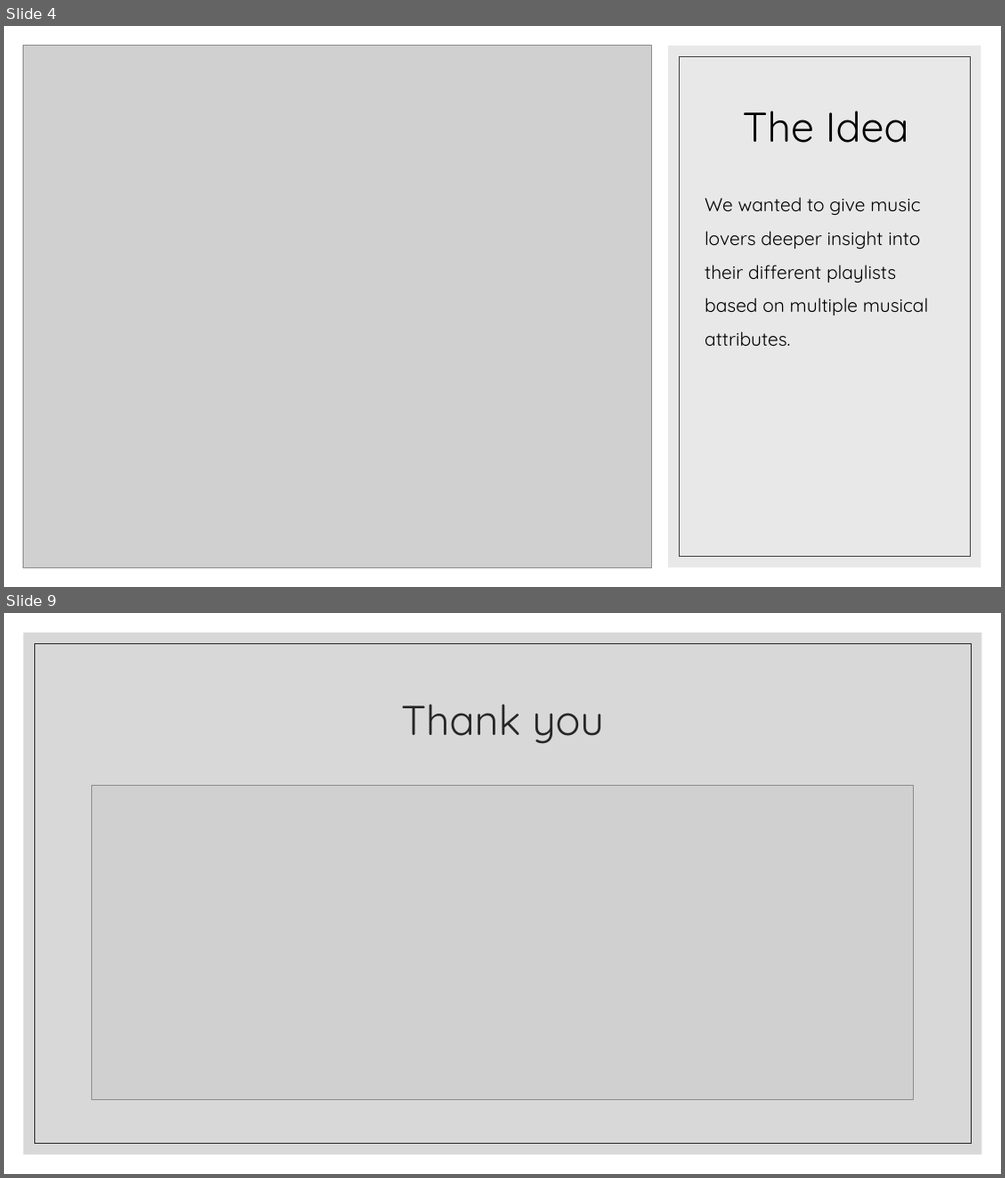
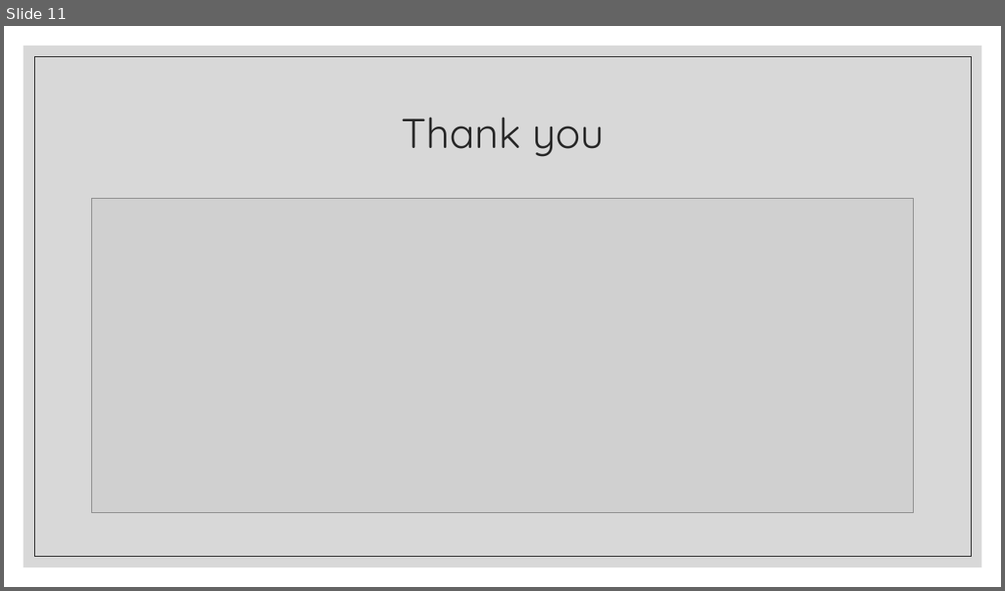
Before and after one commit to JeniLam/Spotify-Dashboard, a slide deck: gOGOGAGA.pptx. Shown one above the other, each under a label of ours: slides 4 and 9 before the commit, slide 11 after it; the slides between them are not shown. The pictures are 1005x1178 and 1005x591 pixels, drawn with LibreOffice and Linux fonts; fonts in the diff are those of the drawing; grey boxes stand for pictures. Boxes give left, top, right and bottom in pixels: in the first picture for what was removed or moved away, otherwise in the second. Text is boxed around its words. In the diff, an @@ line names an element or a change of style, - is before the commit and + after.

```diff
--- a/gOGOGAGA.pptx
+++ b/gOGOGAGA.pptx
@@ slide 4 removed at [4,26,1001,587], background #FFFFFF @@
@@ picture removed at [23,46,652,567] @@
@@ rectangle removed at [668,46,980,567] @@
@@ rectangle removed at [680,56,971,556] @@
@@ title removed at [743,111,909,143] @@
-The Idea
@@ text removed at [704,197,929,346] @@
-We wanted to give music lovers deeper insight into their different playlists based on multiple musical attributes.
@@ what was slide 9 is now slide 11 @@
```
Also in this commit, not shown: 7 slides changed, 3 slides added, 1 other file.
